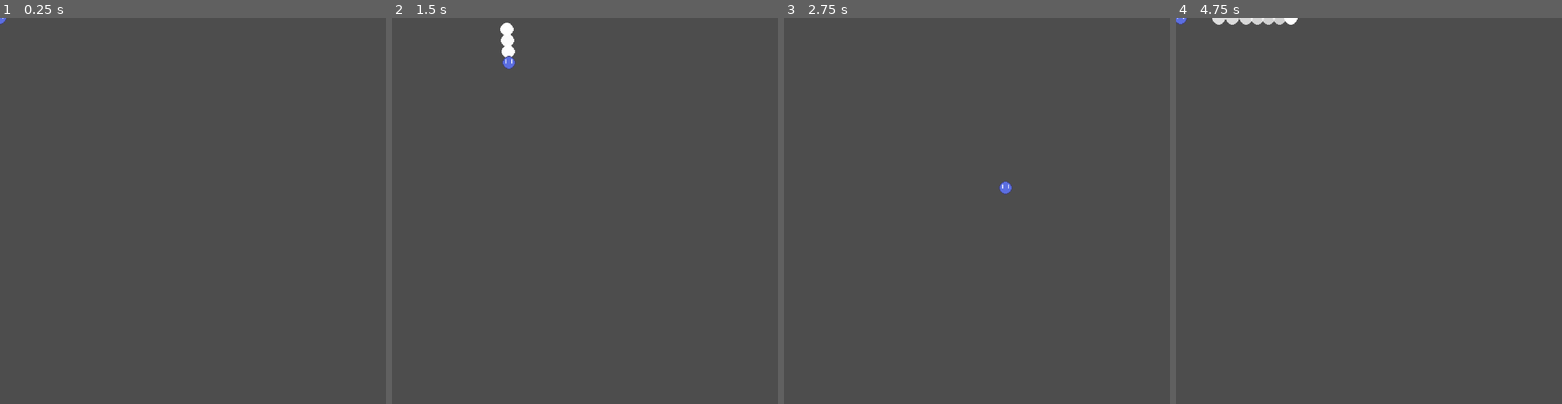
Above: before the commit, frames 1-4 (left to right).
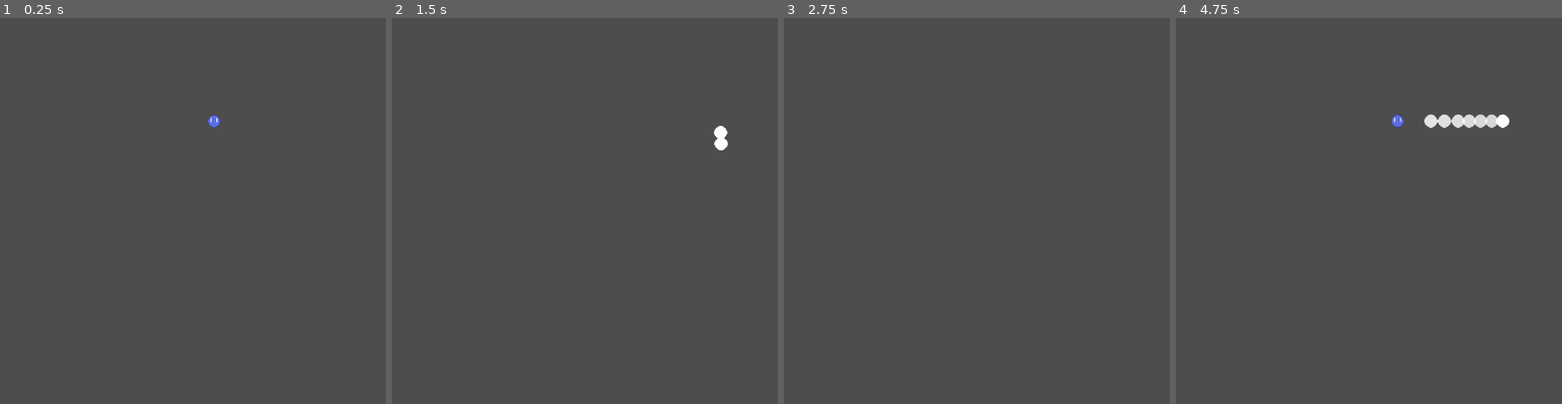
Above: after the commit, the same moments.

Repository: theloosygoose/godot-battle-mechanics
Game: Godot game, scene res://world.tscn
Two runs of this game, one before a commit and one after it. Both use one fixed random seed, a clock stepped at 60 frames per second and the inputs below. The project has no main scene, so this scene is started directly.
Inputs:
- Up to frame 1 (0.25 s): no input
- Up to frame 2 (1.5 s): tap Enter at 0.5 s; hold D (move_right) 0.53-1.28 s; tap Space (main_action) at 0.6 s; hold S (move_down) from 1.28 s (still down); tap Shift (secondary_action) at 1.35 s
- Up to frame 3 (2.75 s): release S (move_down) at 2.03 s; hold D (move_right) from 2.03 s (still down); tap Space (main_action) at 2.1 s
- Up to frame 4 (4.75 s): tap Space (main_action) at 2.75, 3.6 s; release D (move_right) at 2.78 s; hold W (move_up) 2.78-3.53 s; tap Shift (secondary_action) at 2.85, 4.35 s; hold A (move_left) from 3.53 s (still down)

The runs differ from the first frame. In frame 1, 0.1% of the frame differs, in the area x 0-58%, y 0-29%; in frame 2, 0.5%; in frame 3, less than 0.1%; in frame 4, 1.1%, in the area x 0-87%, y 0-29%.

Commit message:
dash shaders are working for parent sprite

Diff:
--- a/components/movement_components/player_input/dash.gd
+++ b/components/movement_components/player_input/dash.gd
@@ -16,6 +16,7 @@
 var final_fixed_frame: bool = false
 
 signal dash_movement(dash_speed: float, delta:float, final_fixed_frame:bool)
+signal dash_end
 
 func _ready() -> void:
 	dash_frames_max = dash_frames + initial_pause_frames
@@ -53,3 +54,4 @@
 	dash_frame_counter = 0
 	is_dashing = false
 	final_fixed_frame= false
+	dash_end.emit()
--- a/player/player.gd
+++ b/player/player.gd
@@ -1,11 +1,7 @@
 extends Area2D
-
-
 
 var texture: Texture2D
 var texture_scale: Vector2
-
-var is_dash: bool = false
 
 var shader: ShaderMaterial
 
@@ -31,14 +27,15 @@
 		return false
 
 
-func _on_player_dash_dash_movement(_dash_speed:float, _delta:float, final_fixed_frame:bool) -> void:
+func _on_player_dash_dash_movement(_dash_speed:float, _delta:float, _final_fixed_frame:bool) -> void:
 	var ghost_effect:Sprite2D = preload("res://player/assets/ghost.tscn").instantiate()
-	shader.set_shader_parameter("is_dash", is_dash)
+
+	shader.set_shader_parameter("is_dash", true)
 
 	ghost_effect.texture = texture
 	ghost_effect.position = position
 	ghost_effect.scale = texture_scale
-	get_parent().add_child(ghost_effect);
+	get_parent().add_child(ghost_effect)
 
-	if final_fixed_frame:
-		is_dash = false
+func _on_player_dash_dash_end() -> void:
+	shader.set_shader_parameter("is_dash", false)
--- a/player/player.gdshader
+++ b/player/player.gdshader
@@ -1,21 +1,12 @@
 shader_type canvas_item;
 
 uniform bool is_dash = false;
-
-void vertex() {
-	// Called for every vertex the material is visible on.
-	if (is_dash){
-		  VERTEX += vec2(cos(TIME)*100.0, sin(TIME)*100.0);
-
-	}
-}
 
 void fragment() {
 	COLOR = texture(TEXTURE, UV);
 
 	if (is_dash){
 		COLOR.rgb = vec3(1.0);
-		COLOR.a = COLOR.a * cos(TIME);
 	}
 
 }
--- a/world.tscn
+++ b/world.tscn
@@ -9,21 +9,23 @@
 
 [node name="Player" parent="." instance=ExtResource("1_sp61r")]
 z_index = 1
+position = Vector2(639, 308)
 
 [node name="MovementComponent" type="Node" parent="Player"]
 script = ExtResource("2_33u8v")
 
 [node name="MovementCharacteristics" type="Node" parent="Player/MovementComponent"]
 script = ExtResource("3_nrgn3")
-accelleration_val = 8.154
-deceleration_val = 9.359
+accelleration_val = 0.641
+deceleration_val = 8.846
 max_speed = 441.538
 
 [node name="PlayerDash" type="Node" parent="Player"]
 script = ExtResource("4_l75f6")
-initial_pause_frames = 5
+initial_pause_frames = 7
 dash_frames = 6
 dash_speed = 2000.0
 
+[connection signal="dash_end" from="Player/PlayerDash" to="Player" method="_on_player_dash_dash_end"]
 [connection signal="dash_movement" from="Player/PlayerDash" to="Player" method="_on_player_dash_dash_movement"]
 [connection signal="dash_movement" from="Player/PlayerDash" to="Player/MovementComponent" method="_on_player_dash_dash_movement"]
